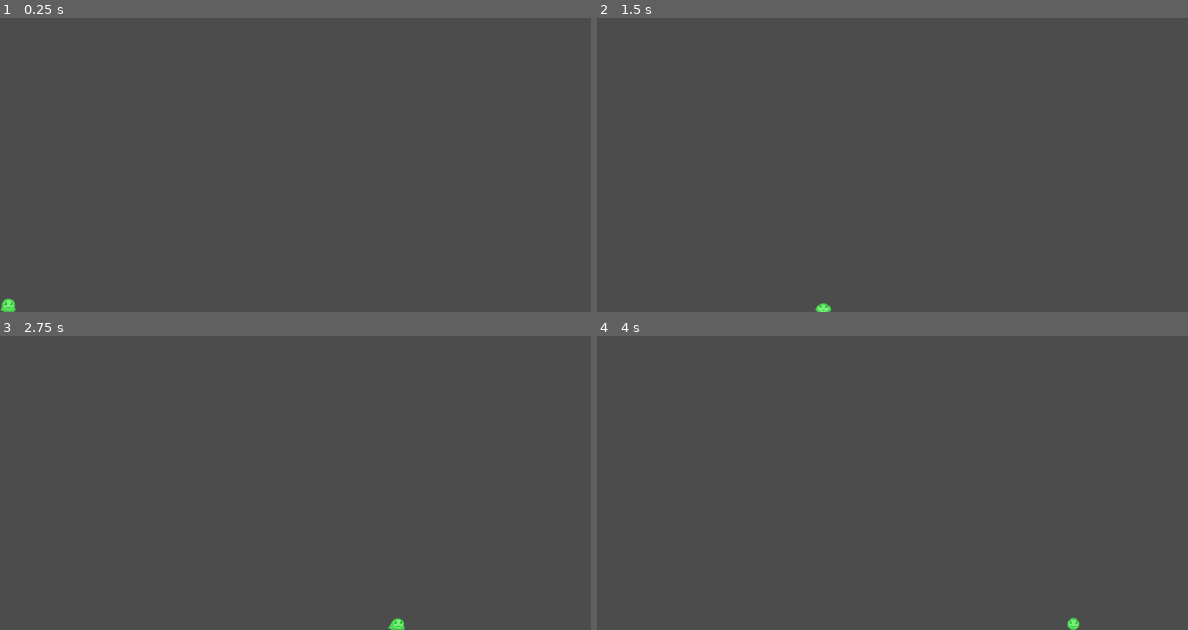
Above: before the commit, frames 1-4 (two rows, left to right).
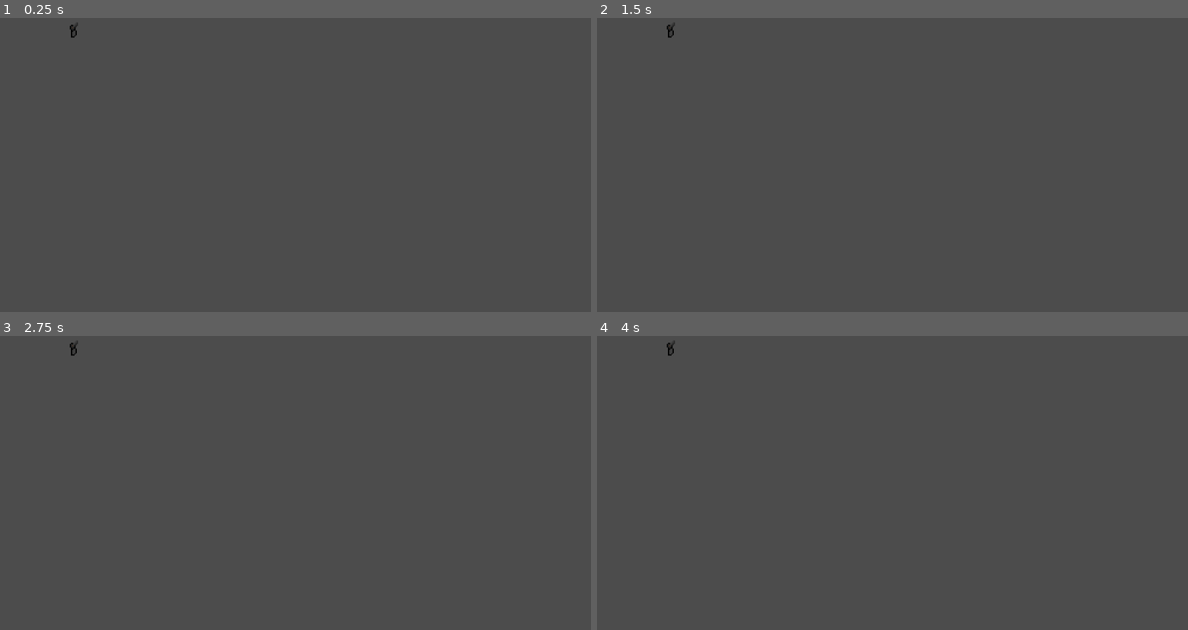
Above: after the commit, the same moments.

Repository: Aasherknight/Slimy
Game: Godot game, scene res://mobs.tscn
Same seed, same stepped clock (60 frames per second), same inputs: the game is played once before the commit and once after it. Before the commit the project starts from res://FirstScene.tscn.
Inputs:
- Up to frame 1 (0.25 s): no input
- Up to frame 2 (1.5 s): tap Enter at 0.5 s; hold Right (ui_right) 0.53-1.28 s; hold Down (ui_down) from 1.28 s (still down)
- Up to frame 3 (2.75 s): tap Space at 2 s; release Down (ui_down) at 2.03 s; hold Right (ui_right) from 2.03 s (still down)
- Up to frame 4 (4 s): release Right (ui_right) at 2.78 s; hold Up (ui_up) 2.78-3.53 s; tap Enter at 3.5 s; hold Left (ui_left) from 3.53 s (still down)

The runs differ from the first frame. In frame 1, 0.1% of the frame differs, in the area x 0-14%, y 1-100%; in frame 2, 0.1%; in frame 3, 0.1%; in frame 4, 0.1%.

Commit message:
new images for enemies

Diff:
--- /dev/null
+++ b/Node.gd
@@ -0,0 +1,39 @@
+extends Node
+
+export (PackedScene) var Mob
+var score
+
+func _ready():
+    randomize()
+
+func game_over():
+    $ScoreTimer.stop()
+    $MobTimer.stop()
+
+func new_game():
+    score = 0
+    $Player.start($StartPosition.position)
+    $StartTimer.start()
+
+func _on_StartTimer_timeout():
+    $MobTimer.start()
+    $ScoreTimer.start()
+
+func _on_ScoreTimer_timeout():
+    score += 1
+
+func _on_MobTimer_timeout():
+    # Choose a random location on Path2D.
+    $MobPath/MobSpawnLocation.set_offset(randi())
+    # Create a Mob instance and add it to the scene.
+    var mob = Mob.instance()
+    add_child(mob)
+    # Set the mob's direction perpendicular to the path direction.
+    var direction = $MobPath/MobSpawnLocation.rotation + PI / 2
+    # Set the mob's position to a random location.
+    mob.position = $MobPath/MobSpawnLocation.position
+    # Add some randomness to the direction.
+    direction += rand_range(-PI / 4, PI / 4)
+    mob.rotation = direction
+    # Choose the velocity.
+    mob.set_linear_velocity(Vector2(rand_range(mob.min_speed, mob.max_speed), 0).rotated(direction))
--- a/Player.gd
+++ b/Player.gd
@@ -4,10 +4,13 @@
 var screensize # size of the game window
 var velocity = Vector2(0,0) #player's movement vector.
 
+#Spawn point
+var spawn = Vector2( 5, 5)
+
 #Jumping variables
 var falling = false
+var jumping = false
 var screen_bot = 590
-var jumping = false
 
 #collision detection
 signal hit
@@ -72,3 +75,7 @@
 	position += velocity
 	position.x = clamp(position.x, 0, screensize.x)
 	position.y = clamp(position.y, 0, screen_bot)
+
+func _on_Player_body_entered(body):
+	player.position = spawn
+	emit_signal("hit")
--- /dev/null
+++ b/Player.tscn
@@ -0,0 +1,81 @@
+[gd_scene load_steps=10 format=2]
+
+[ext_resource path="res://Player.gd" type="Script" id=1]
+[ext_resource path="res://art/move1.png" type="Texture" id=2]
+[ext_resource path="res://art/move2.png" type="Texture" id=3]
+[ext_resource path="res://art/slimey.png" type="Texture" id=4]
+[ext_resource path="res://art/fall1.png" type="Texture" id=5]
+[ext_resource path="res://art/jump3.png" type="Texture" id=6]
+[ext_resource path="res://art/smooshedslimy.png" type="Texture" id=7]
+
+[sub_resource type="SpriteFrames" id=1]
+
+animations = [ {
+"frames": [ ExtResource( 2 ), ExtResource( 3 ) ],
+"loop": true,
+"name": "right",
+"speed": 4.98
+}, {
+"frames": [ ExtResource( 4 ) ],
+"loop": true,
+"name": "default",
+"speed": 5.0
+}, {
+"frames": [ ExtResource( 5 ) ],
+"loop": true,
+"name": "falling",
+"speed": 5.0
+}, {
+"frames": [ ExtResource( 6 ) ],
+"loop": true,
+"name": "jumping",
+"speed": 2.0
+}, {
+"frames": [ ExtResource( 7 ) ],
+"loop": true,
+"name": "start_jump",
+"speed": 5.0
+} ]
+_sections_unfolded = [ "Resource" ]
+
+[sub_resource type="ConvexPolygonShape2D" id=2]
+
+custom_solver_bias = 0.0
+points = PoolVector2Array( 5, -2.75, 3.25, -5.5, 0, -7.5, -3.75, -5.5, -5.5, -2.75, -6.5, 3.5, -4, 5, 4, 5, 5.5, 3.5 )
+_sections_unfolded = [ "Resource" ]
+
+[node name="Player" type="Area2D"]
+
+position = Vector2( 15.3963, 590 )
+scale = Vector2( 2.40704, 2.40704 )
+input_pickable = true
+space_override = 3
+gravity_point = true
+gravity_vec = Vector2( 0, 640 )
+gravity = 98.002
+linear_damp = 0.1
+angular_damp = 1.0
+audio_bus_override = false
+audio_bus_name = "Master"
+script = ExtResource( 1 )
+_sections_unfolded = [ "Collision", "Transform" ]
+__meta__ = {
+"_edit_group_": true
+}
+speed = 400
+
+[node name="AnimatedSprite" type="AnimatedSprite" parent="." index="0"]
+
+scale = Vector2( 0.125, 0.125 )
+frames = SubResource( 1 )
+animation = "default"
+_sections_unfolded = [ "Transform" ]
+
+[node name="CollisionShape2D" type="CollisionShape2D" parent="." index="1"]
+
+position = Vector2( 0.0356274, 0.151819 )
+scale = Vector2( 0.96292, 0.791863 )
+shape = SubResource( 2 )
+_sections_unfolded = [ "Transform", "Visibility" ]
+
+[connection signal="body_entered" from="." to="." method="_on_Player_body_entered"]
--- /dev/null
+++ b/art/RigidBody2D.tscn
@@ -0,0 +1,47 @@
+[gd_scene load_steps=3 format=2]
+
+[ext_resource path="res://art/bat_flap2.png" type="Texture" id=1]
+
+[sub_resource type="SpriteFrames" id=1]
+
+animations = [ {
+"frames": [ ExtResource( 1 ) ],
+"loop": true,
+"name": "default",
+"speed": 5.0
+} ]
+
+[node name="RigidBody2D" type="RigidBody2D" index="0"]
+
+input_pickable = false
+collision_layer = 1
+collision_mask = 1
+mode = 0
+mass = 1.0
+friction = 1.0
+bounce = 0.0
+gravity_scale = 1.0
+custom_integrator = false
+continuous_cd = 0
+contacts_reported = 0
+contact_monitor = false
+sleeping = false
+can_sleep = true
+linear_velocity = Vector2( 0, 0 )
+linear_damp = -1.0
+angular_velocity = 0.0
+angular_damp = -1.0
+__meta__ = {
+"_edit_group_": true
+}
+
+[node name="CollisionShape2D" type="CollisionShape2D" parent="." index="0"]
+
+[node name="AnimatedSprite" type="AnimatedSprite" parent="." index="1"]
+
+frames = SubResource( 1 )
+animation = "default"
+
+[node name="VisibilityNotifier2D" type="VisibilityNotifier2D" parent="." index="2"]
+
+rect = Rect2( -10, -10, 20, 20 )
--- /dev/null
+++ b/main.tscn
@@ -0,0 +1,47 @@
+[gd_scene load_steps=3 format=2]
+
+[ext_resource path="res://Node.gd" type="Script" id=1]
+
+[sub_resource type="Curve2D" id=1]
+
+bake_interval = 5.0
+_data = {
+"points": PoolVector2Array( 0, 0, 0, 0, 0, 0, 0, 0, 0, 0, 0, 0, 0, 0, 0, 0, 1020.97, 0, 0, 0, 0, 0, 1020.97, 601.206, 0, 0, 0, 0, 1020.97, 601.206, 0, 0, 0, 0, 0, 601.206, 0, 0, 0, 0, 0, 0 )
+}
+
+[node name="Node" type="Node" index="0"]
+
+script = ExtResource( 1 )
+Mob = null
+
+[node name="mobTimer" type="Timer" parent="." index="0"]
+
+process_mode = 1
+wait_time = 0.5
+one_shot = false
+autostart = false
+
+[node name="startTimer" type="Timer" parent="." index="1"]
+
+process_mode = 1
+wait_time = 2.0
+one_shot = true
+autostart = false
+
+[node name="scoreTimer" type="Timer" parent="." index="2"]
+
+process_mode = 1
+wait_time = 1.0
+one_shot = false
+autostart = false
+
+[node name="startPosition" type="Position2D" parent="." index="3"]
+
+position = Vector2( 240, 450 )
+_sections_unfolded = [ "Transform" ]
+
+[node name="Path2D" type="Path2D" parent="." index="4"]
+
+self_modulate = Color( 0.5, 0.6, 1, 0.7 )
+scale = Vector2( 0.999046, 0.997994 )
+curve = SubResource( 1 )
--- /dev/null
+++ b/mobs.gd
@@ -0,0 +1,26 @@
+extends RigidBody2D
+
+export (int) var min_speed # Minimum speed range.
+export (int) var max_speed # Maximum speed range.
+var mob_types = ["bat", "imp","bat","imp"]
+var rest = "_resting" #the suffix for the standing animation
+var moving = "_moving" #the suffix for the moving animation
+var mobtype #stores the mob type in use so it can be referenced later
+
+func _ready():
+	randomize()
+	mobtype = randi() % mob_types.size()
+	print(mobtype)
+	$AnimatedSprite.animation = mob_types[mobtype]+rest
+	print($AnimatedSprite.animation)
+	if $AnimatedSprite.animation == "bat_moving":
+		$AnimatedSprite.rotation_degrees = -25
+
+	pass
+
+func _on_Visibility_screen_exited():
+    queue_free()
+#func _process(delta):
+#	# Called every frame. Delta is time since last frame.
+#	# Update game logic here.
+#	pass
--- /dev/null
+++ b/mobs.tscn
@@ -0,0 +1,85 @@
+[gd_scene load_steps=13 format=2]
+
+[ext_resource path="res://mobs.gd" type="Script" id=1]
+[ext_resource path="res://art/imp_stand.png" type="Texture" id=2]
+[ext_resource path="res://art/bat_land.png" type="Texture" id=3]
+[ext_resource path="res://art/imp_walk1.png" type="Texture" id=4]
+[ext_resource path="res://art/imp_walk2.png" type="Texture" id=5]
+[ext_resource path="res://art/imp_walk3.png" type="Texture" id=6]
+[ext_resource path="res://art/imp_walk4.png" type="Texture" id=7]
+[ext_resource path="res://art/bat_flap.png" type="Texture" id=8]
+[ext_resource path="res://art/bat_flap2.png" type="Texture" id=9]
+[ext_resource path="res://art/bat_flap3.png" type="Texture" id=10]
+
+[sub_resource type="SpriteFrames" id=1]
+
+animations = [ {
+"frames": [ ExtResource( 2 ) ],
+"loop": true,
+"name": "imp_resting",
+"speed": 5.0
+}, {
+"frames": [ ExtResource( 3 ) ],
+"loop": true,
+"name": "bat_resting",
+"speed": 5.0
+}, {
+"frames": [ ExtResource( 4 ), ExtResource( 5 ), ExtResource( 6 ), ExtResource( 7 ) ],
+"loop": true,
+"name": "imp_moving",
+"speed": 5.0
+}, {
+"frames": [ ExtResource( 8 ), ExtResource( 9 ), ExtResource( 10 ), ExtResource( 9 ) ],
+"loop": true,
+"name": "bat_moving",
+"speed": 9.0
+} ]
+_sections_unfolded = [ "Resource" ]
+
+[sub_resource type="ConvexPolygonShape2D" id=2]
+
+custom_solver_bias = 0.0
+points = PoolVector2Array( 0, -6, 13, -1, 2, 4, -2, 4, -13, -1 )
+
+[node name="RigidBody2D" type="RigidBody2D" index="0"]
+
+position = Vector2( 126.864, 115.557 )
+input_pickable = false
+collision_layer = 1
+collision_mask = 1
+mode = 0
+mass = 1.0
+friction = 1.0
+bounce = 0.0
+gravity_scale = 0.0
+custom_integrator = false
+continuous_cd = 0
+contacts_reported = 0
+contact_monitor = false
+sleeping = false
+can_sleep = true
+linear_velocity = Vector2( 0, 0 )
+linear_damp = -1.0
+angular_velocity = 0.0
+angular_damp = -1.0
+script = ExtResource( 1 )
+min_speed = null
+max_speed = null
+
+[node name="AnimatedSprite" type="AnimatedSprite" parent="." index="0"]
+
+scale = Vector2( 0.5, 0.5 )
+frames = SubResource( 1 )
+animation = "bat_moving"
+playing = true
+_sections_unfolded = [ "Transform" ]
+
+[node name="CollisionShape2D" type="CollisionShape2D" parent="." index="1"]
+
+visible = false
+shape = SubResource( 2 )
+
+[node name="VisibilityNotifier2D" type="VisibilityNotifier2D" parent="." index="2"]
+
+visible = false
+rect = Rect2( -10, -10, 20, 20 )
--- a/project.godot
+++ b/project.godot
@@ -11,5 +11,5 @@
 [application]
 
 config/name="Slimy"
-run/main_scene="res://FirstScene.tscn"
+run/main_scene="res://mobs.tscn"
 config/icon="res://icon.png"
Binary file added: art/bat_flap.png
Not shown, added: art/bat_flap.png.import
Binary file added: art/bat_flap2.png
Not shown, added: art/bat_flap2.png.import
Binary file added: art/bat_flap3.png
Not shown, added: art/bat_flap3.png.import
Binary file added: art/bat_land.png
Not shown, added: art/bat_land.png.import
Binary file added: art/dividingjelly.png
Not shown, added: art/dividingjelly.png.import
Binary file added: art/fall1.png
Not shown, added: art/fall1.png.import
(and 20 more such lines)
